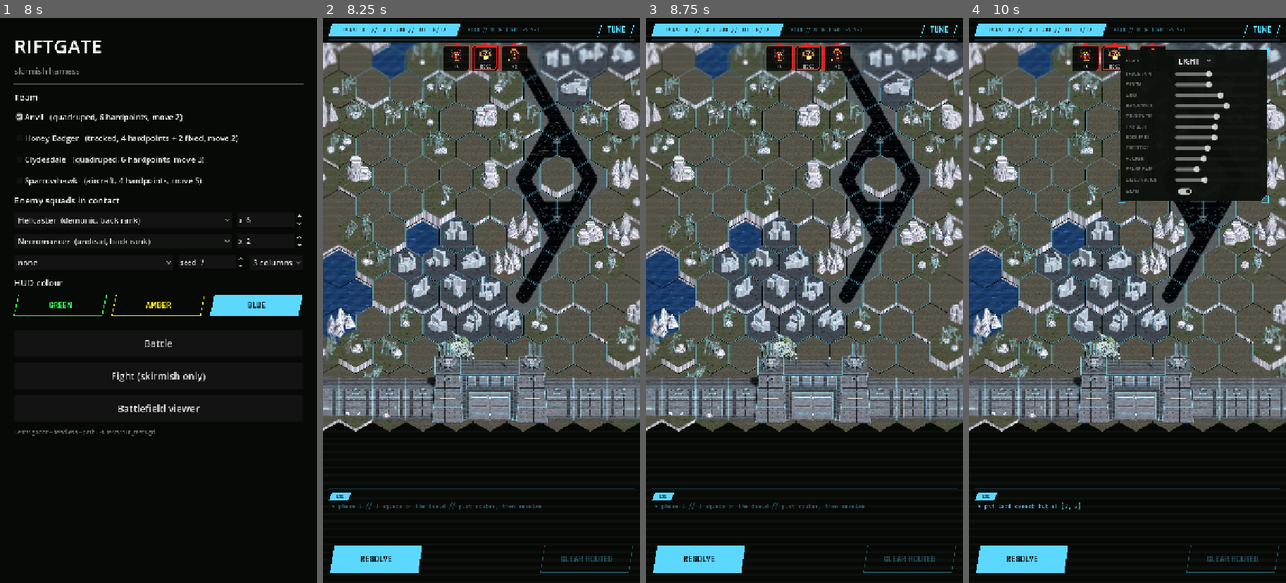
Above: before the commit, frames 1-4 (left to right).
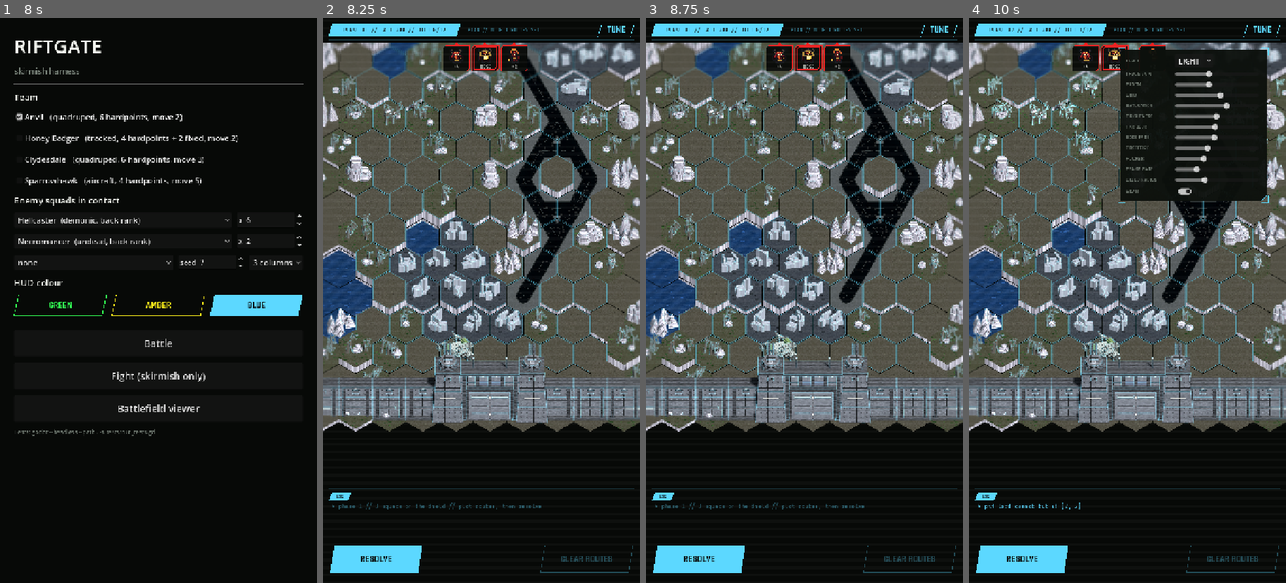
Above: after the commit, the same moments.

Repository: ryanjdmartin/riftgate
Game: Godot game, scene res://game/harness.tscn
Same seed, same stepped clock (60 frames per second), same inputs: the game is played once before the commit and once after it.
Inputs:
- Up to frame 1 (8 s): click "Anvil (quadruped, 6 hardpoint…" at 0.5 s; click "Honey Badger (tracked, 4 hard…" at 1.25 s; click "Clydesdale (quadruped, 6 hard…" at 2 s; click "Sparrowhawk (aircraft, 4 hard…" at 2.75 s; click "Ghoul (undead, front rank)" at 3.5 s; click "none" at 4.25 s; click "3 columns" at 5 s; click "GREEN" at 5.75 s; click "AMBER" at 6.5 s; click "BLUE" at 7.25 s
- Up to frame 2 (8.25 s): click "Battle" at 8 s
- Up to frame 3 (8.75 s): no input
- Up to frame 4 (10 s): click "TUNE" at 8.75 s; click "RESOLVE" at 9.5 s

Frame 1 is identical in both runs. In frame 2, 0.2% of the frame differs, in the area x 0-100%, y 4-72%; in frame 3, 0.3%; in frame 4, 0.6%.

Commit message:
One scan bar over the whole screen that lights the traces under it; wider stronger side blur; flicker between; traces bloom under the bar
The battle screen draws a single scan bar on its top layer, over the map and the controls alike, and hands the map its y each frame; the backdrop's band and the map's own band are gone. The traces under the bar now brighten past the bloom threshold so they light rather than tint. The side blur is wider and stronger than the far one, the far blur a little stronger. The corrupted tear sits between the last two settings.

Co-Authored-By: Claude Fable 5.1 <noreply@anthropic.com>

Diff:
--- a/game/battle/battle_map_view.gd
+++ b/game/battle/battle_map_view.gd
@@ -14,8 +14,6 @@
 signal hold_released
 
 const DOUBLE_TAP_SECONDS := 0.35
-const SWEEP_SPEED := 140.0     # pixels per second, top to bottom, as the skirmish backdrop
-var _sweep_t := 0.0
 
 const HEX_SIZE := 44.0
 const DRAG_THRESHOLD := 12.0
@@ -353,19 +351,13 @@
 	# faint scanlines and its soft band drifting down, over everything, foes and overlays
 	# too (Ryan, 21 September).
 	Hud.scanlines(self, Rect2(Vector2.ZERO, size))
-	if sweep_on:
-		# The band belongs to the map, not the screen (Ryan, 21 September): it sweeps the
-		# battlefield in map pixels, scrolls and zooms with the ground, and the traces under
-		# it brighten. The skirmish's band, by contrast, is a screen effect.
-		var my := fmod(_sweep_t * SWEEP_SPEED, _map_size.y + 120.0) - 60.0
-		draw_set_transform(Vector2(scroll_x, scroll_y), 0.0, Vector2(zoom, zoom))
-		for i in range(-2, 3):
-			draw_rect(Rect2(0.0, my + i * 3.0, _map_size.x, 1.0), Color(1, 1, 1, 0.07 - 0.015 * absi(i)))
-		draw_set_transform(Vector2.ZERO, 0.0, Vector2.ONE)
-		if _map3d != null:
-			_map3d.set_sweep(my)
-	elif _map3d != null:
-		_map3d.set_sweep(-1.0e6)
+
+
+## The one scan bar crosses the whole screen on the top layer (the battle screen draws it);
+## it tells the map where it is, in this control's pixels, and the traces under it light.
+func sweep_at(local_y: float) -> void:
+	if _map3d != null:
+		_map3d.set_sweep((local_y - scroll_y) / zoom if sweep_on else -1.0e6)
 
 
 ## Off-screen squads get a portrait at the edge nearest them: the source of the intent line.
@@ -495,10 +487,9 @@
 		accept_event()
 
 
-func _process(delta: float) -> void:
+func _process(_delta: float) -> void:
 	if _map3d != null:
-		_sweep_t += delta
-		queue_redraw()
+		queue_redraw()   # the scene is alive under the overlays
 	if _pressed and not _dragged and not _holding and Time.get_ticks_msec() / 1000.0 - _press_at >= HOLD_SECONDS:
 		_holding = true
 		if field != null:
--- a/game/battle/battle_screen.gd
+++ b/game/battle/battle_screen.gd
@@ -39,6 +39,31 @@
 var _details: HudPanel
 var _details_label: Label
 var _tuner: MapTuner = null
+var _scan: ScanBar = null
+
+
+## The screen's scan bar: the skirmish backdrop's band, drawn last so it rides over every
+## control, and told where the map is so the map can light the traces under it.
+class ScanBar extends Control:
+	const SPEED := 140.0
+	var map: BattleMapView
+	var map_y: float = 0.0
+	var _t := 0.0
+
+	func _init() -> void:
+		mouse_filter = Control.MOUSE_FILTER_IGNORE
+		set_process(true)
+
+	func _process(delta: float) -> void:
+		_t += delta
+		queue_redraw()
+
+	func _draw() -> void:
+		var y := fmod(_t * SPEED, size.y + 120.0) - 60.0
+		for i in range(-2, 3):
+			draw_rect(Rect2(0.0, y + i * 3.0, size.x, 1.0), Color(1, 1, 1, 0.07 - 0.015 * absi(i)))
+		if map != null:
+			map.sweep_at(y - map_y)
 var _overlay: Control
 var _overlay_title: Label
 var _overlay_text: Label
@@ -90,6 +115,7 @@
 	set_anchors_and_offsets_preset(Control.PRESET_FULL_RECT)
 
 	var bg := HudBackdrop.new()
+	bg.scan = false   # this screen's one scan bar is drawn on top of everything, below
 	bg.rules = [MAP_Y - 6.0, LOG_Y - 10.0 - INFO_H, LOG_Y - 10.0, BOTTOM_Y - 16.0]
 	bg.set_anchors_and_offsets_preset(Control.PRESET_FULL_RECT)
 	add_child(bg)
@@ -141,6 +167,12 @@
 	add_child(_details)
 	_details_label = Hud.label("", 16, Palette.INK)
 	_details.add_child(_details_label)
+	# One scan bar over the whole screen, on the top layer: it crosses the map and the
+	# controls alike, and whatever geometry lies under it lights (Ryan, 21 September).
+	_scan = ScanBar.new()
+	_scan.map = _map
+	_scan.map_y = MAP_Y
+	_place(_scan, Vector2.ZERO, Vector2(W, H))
 
 	_build_outcome()
 
--- a/game/battle/bleed.gdshader
+++ b/game/battle/bleed.gdshader
@@ -28,9 +28,10 @@
 uniform float focus_y = 0.0;                 // map-pixel y of the screen's middle
 uniform float focus_band = 330.0;            // the sharp zone reaches this far north of the middle, in map pixels
 uniform float focus_falloff = 180.0;         // map pixels over which the blur reaches its maximum
-uniform float blur_max = 2.4;                // the blur's tap spacing at its maximum, in screen pixels
+uniform float blur_max = 3.0;                // the blur's tap spacing at its maximum, in screen pixels
 uniform vec2 play_x = vec2(0.0, 1.0);        // the playable field's left and right, in map pixels
-uniform float edge_fade = 210.0;             // map pixels past the field over which the scenery softens away
+uniform float edge_fade = 300.0;             // map pixels past the field over which the scenery softens away
+uniform float edge_blur = 5.0;               // the side blur's maximum, stronger than the far one
 
 float bleed_at(vec2 px) {
 	float m = 1.0 - clamp((px.y - grad.x) / max(1.0, grad.y - grad.x), 0.0, 1.0);
@@ -109,7 +110,7 @@
 	// same way the far north does: blur first, then darkness (Ryan, 21 September).
 	float outside = max(play_x.x - px.x, px.x - play_x.y);
 	float edge = smoothstep(0.0, edge_fade, outside);
-	float rad = max(blur_radius(px), edge * blur_max);
+	float rad = max(blur_radius(px), edge * edge_blur);
 	vec4 scene = blurred_scene(TEXTURE, UV, 1.0 / view_size, rad);
 	// The other world runs at two frames, the old way.
 	bool second = mod(floor(TIME * anim_rate), 2.0) > 0.5;
@@ -117,9 +118,9 @@
 	other.rgb = floor(other.rgb * levels + 0.5) / levels;
 	// The corrupted side is input the display cannot hold: rarely, a band of it tears.
 	float band = floor(px.y / 6.0);
-	float tick = floor(TIME * 6.0);
-	float flick = step(0.9985, fract(sin(band * 12.9898 + tick * 7.31) * 43758.5453)) * flicker;
-	other.rgb *= 1.0 - 0.18 * flick;
+	float tick = floor(TIME * 9.0);
+	float flick = step(0.997, fract(sin(band * 12.9898 + tick * 7.31) * 43758.5453)) * flicker;
+	other.rgb *= 1.0 - 0.22 * flick;
 	COLOR = (k > bayer(c)) ? other : scene;
 	float luma = dot(COLOR.rgb, vec3(0.299, 0.587, 0.114));
 	COLOR.rgb = mix(vec3(luma), COLOR.rgb, saturation) * brightness;
--- a/game/battle/trace.gdshader
+++ b/game/battle/trace.gdshader
@@ -7,8 +7,8 @@
 render_mode unshaded, cull_disabled, blend_add, depth_draw_never;
 
 uniform vec3 color : source_color = vec3(0.2, 1.0, 0.33);
-uniform float base = 0.5;        // steady brightness
-uniform float pulse = 0.6;       // the extra under the scan
+uniform float base = 0.4;        // steady brightness
+uniform float pulse = 1.8;       // the extra under the scan: past the bloom threshold, so it lights
 uniform float gain = 1.0;        // the tuner's overall multiplier
 uniform float sweep_z = -1.0e6;  // world z of the scan band
 uniform float band = 90.0;       // half width of the brightened band, in world units
@@ -23,7 +23,7 @@
 	float d = (wpos.z - sweep_z) / band;
 	float w = exp(-d * d);
 	float k = (base + pulse * w) * gain;
-	ALBEDO = color * k;
-	EMISSION = color * k * 0.8;
+	ALBEDO = color * min(k, 1.0);
+	EMISSION = color * k * 1.1;   // over 1 under the band, where the glow pass blooms it
 	ALPHA = 0.85;
 }
Not shown, changed: docs/status.md
